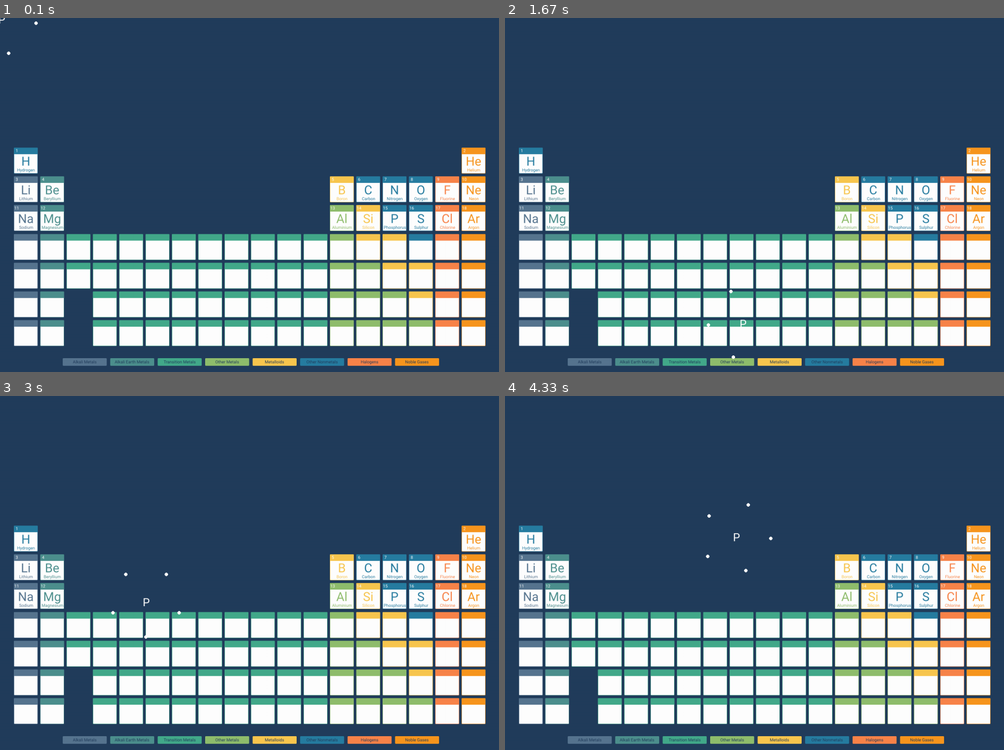
Above: before the commit, frames 1-4 (two rows, left to right).
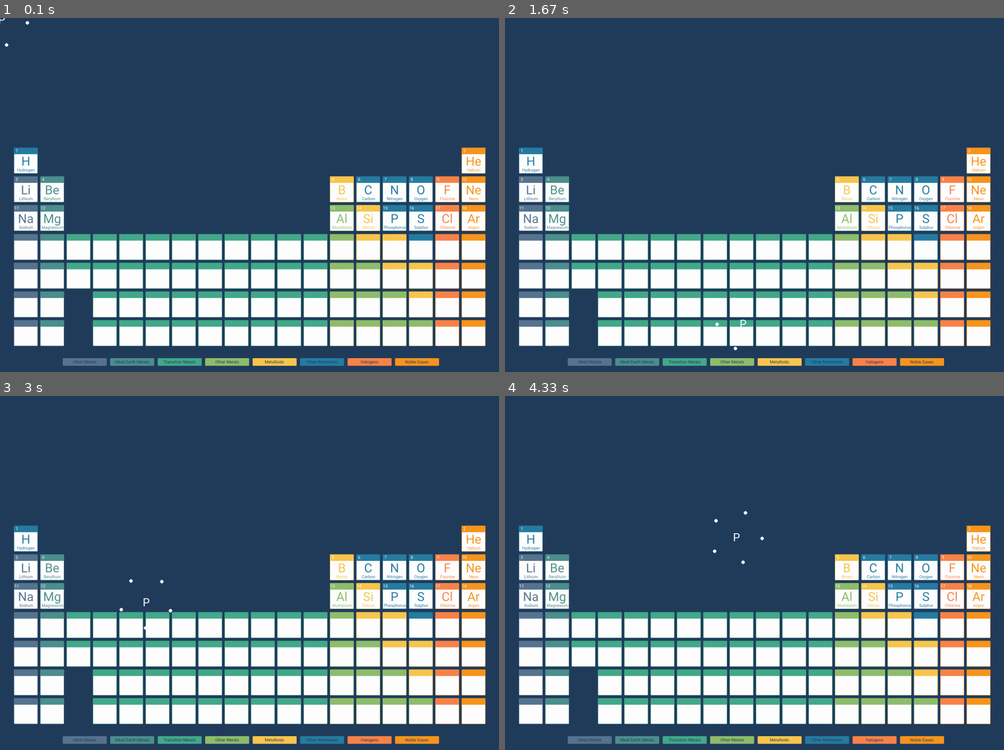
Above: after the commit, the same moments.

Repository: 15collinst/Pygame
Game: pygame game, started from main.py
Two runs of this game, one before a commit and one after it. Both use one fixed random seed, a clock stepped at 60 frames per second and the inputs below.
Inputs (mouse positions are in pixels of both pictures, inside the frame that each line leads up to):
- Up to frame 1 (0.1 s): no input
- Up to frame 2 (1.67 s): press the mouse at (554, 187) at 0.37 s; move the mouse to (664, 244) at 0.47 s; release the mouse at (769, 301) at 0.6 s; press the mouse at (529, 187) at 0.7 s; move the mouse to (554, 241) at 0.8 s; release the mouse at (579, 297) at 0.93 s; click (689, 219) at 1.05 s; press the mouse at (899, 187) at 1.37 s; move the mouse to (819, 255) at 1.47 s; release the mouse at (744, 322) at 1.6 s
- Up to frame 3 (3 s): press the mouse at (419, 565) at 1.7 s; move the mouse to (239, 565) at 1.8 s; release the mouse at (64, 562) at 1.93 s; press the mouse at (24, 537) at 2.03 s; move the mouse to (204, 619) at 2.13 s; release the mouse at (389, 700) at 2.27 s; press the mouse at (24, 537) at 2.37 s; move the mouse to (199, 541) at 2.47 s; release the mouse at (374, 541) at 2.6 s; press the mouse at (369, 565) at 2.7 s; move the mouse to (254, 583) at 2.8 s; release the mouse at (144, 601) at 2.93 s
- Up to frame 4 (4.33 s): press the mouse at (979, 537) at 3.03 s; move the mouse to (794, 555) at 3.13 s; release the mouse at (604, 576) at 3.27 s; press the mouse at (924, 594) at 3.37 s; move the mouse to (799, 640) at 3.47 s; release the mouse at (669, 686) at 3.6 s; press the mouse at (899, 594) at 3.7 s; move the mouse to (854, 608) at 3.8 s; release the mouse at (814, 622) at 3.93 s; press the mouse at (529, 594) at 4.03 s; move the mouse to (634, 565) at 4.13 s; release the mouse at (734, 537) at 4.27 s

The runs differ from the first frame. In frame 1, less than 0.1% of the frame differs, in the area x 0-8%, y 0-11%; in frame 2, less than 0.1%; in frame 3, less than 0.1%; in frame 4, less than 0.1%, in the area x 40-54%, y 30-50%.

Commit message:
Seperate all classes into different files

Diff:
--- /dev/null
+++ b/electron.py
@@ -0,0 +1,23 @@
+import math
+import pygame
+
+class Electron():
+    def __init__(electron):
+        electron.angle = 0
+        electron.reactivity = 0
+        electron.colour = (255, 255, 255)
+        electron.size = 5
+
+    def get_position(electron, mx, my, angle):
+        orbit_radius = 75
+        sine_of_orbit_degree = math.sin(angle * 0.0174532925)
+        x_coordinate = mx + (sine_of_orbit_degree * orbit_radius)
+
+        cosine_of_orbit_degree = math.cos(angle * 0.0174532925)
+        y_coordinate = my + (cosine_of_orbit_degree * orbit_radius)
+
+        return [x_coordinate, y_coordinate]
+
+    def draw(electron, SCREEN, angle, mx, my):
+        orbit_pos = electron.get_position(mx, my, angle)
+        pygame.draw.circle(SCREEN, electron.colour, orbit_pos, electron.size, 0)
--- a/button.py
+++ b/element.py
@@ -1,6 +1,5 @@
 import pygame
 
-#button class
 class Button():
 	def __init__(self, x, y, image, scale):
 		width = image.get_width()
@@ -31,11 +30,3 @@
 		surface.blit(self.image, (self.rect.x, self.rect.y))
 
 		return action
-
-
-class Static_Image(Button):
-	def __init__(self, x, y, image, scale):
-		super().__init__(x, y, image, scale)
-
-	def draw(self, surface):
-		surface.blit(self.image, (self.rect.x, self.rect.y))
--- a/element_orbiting.py
+++ b/element_orbiting.py
@@ -42,16 +42,11 @@
         pygame.draw.circle(screen, orbit_col, orbit_pos, ELECTRON_SIZE, 0)
 
 class Element():
-    # def __new__(cls, atomic_number):
-    #     electrons = []
-    #     for i in range(atomic_number):
-    #         electrons.append(Electron())
-    #     return super(Element, cls).__new__(cls)
-
     def __init__(element, atomic_number):
         element.atomic_number = atomic_number
+        element.angle = 0
+        num_of_electrons = atomic_number
 
-        num_of_electrons = atomic_number
         if atomic_number > 2:
             num_of_electrons = atomic_number - 2
         if atomic_number > 10:
@@ -74,7 +69,9 @@
 
         for i in range(len(element.electrons)):
             rotation = i * (360 / len(element.electrons))
-            element.electrons[i].draw(angle+rotation)
+            element.electrons[i].draw(element.angle+rotation)
+
+        element.angle += 1
 
 test_element = Element(1)
 
--- /dev/null
+++ b/image.py
@@ -0,0 +1,9 @@
+import pygame
+import element
+
+class Static_Image(element.Button):
+	def __init__(self, x, y, image, scale):
+		super().__init__(x, y, image, scale)
+
+	def draw(self, surface):
+		surface.blit(self.image, (self.rect.x, self.rect.y))
--- a/main.py
+++ b/main.py
@@ -1,7 +1,7 @@
 import pygame
 import setup
 import sprite
-import button
+import image
 import math
 
 pygame.init()
@@ -37,68 +37,11 @@
 
 # create key
 KEY_IMG = pygame.image.load("assets/misc/Key.svg").convert_alpha()
-KEY = button.Static_Image(KEY_X, KEY_Y, KEY_IMG, 1)
+KEY = image.Static_Image(KEY_X, KEY_Y, KEY_IMG, 1)
 
 # create other elements
 OTHER_ELEMENTS_IMG = pygame.image.load("assets/misc/Other_elements.svg").convert_alpha()
-OTHER_ELEMENTS = button.Static_Image(36, 625, OTHER_ELEMENTS_IMG, 1)
-
-orbit_col = (255, 255, 255)
-
-ORBIT_RADIUS = 100
-ELECTRON_SIZE = 5
-ROTATION_SPEED = 1
-ELECTRONS = []
-
-angle = 0
-
-class Electron():
-    def __init__(self):
-        self.angle = 0
-        self.reactivity = 0
-
-    def get_position(self, mx, my, angle):
-        sine_of_orbit_degree = math.sin(angle * 0.0174532925)
-        x_coordinate = mx + (sine_of_orbit_degree * ORBIT_RADIUS)
-
-        cosine_of_orbit_degree = math.cos(angle * 0.0174532925)
-        y_coordinate = my + (cosine_of_orbit_degree * ORBIT_RADIUS)
-
-        return [x_coordinate, y_coordinate]
-
-    def draw(self, angle):
-        orbit_pos = self.get_position(mx, my, angle)
-        pygame.draw.circle(SCREEN, orbit_col, orbit_pos, ELECTRON_SIZE, 0)
-
-class Element():
-    def __init__(element, atomic_number):
-        element.atomic_number = atomic_number
-
-        num_of_electrons = atomic_number
-
-        if atomic_number > 2:
-            num_of_electrons = atomic_number - 2
-        if atomic_number > 10:
-            num_of_electrons = atomic_number - 10
-
-        electrons = []
-        for i in range(num_of_electrons):
-            electrons.append(Electron())
-        element.electrons = electrons
-
-
-    def draw(element, screen, mx ,my):
-        elements = ["H", "He","Li","Be","B","C","N","O","F","Ne","Na","Mg","Al","Si","P","S","Cl","Ar"]
-        symbol = elements[element.atomic_number -1]
-        font = pygame.font.Font("assets/sprites/Roboto-Regular.ttf", 32)
-        img = font.render(symbol, True, (255,255,255))
-        sprite_centre_x = mx - img.get_width() / 2
-        sprite_centre_y = my - img.get_height() / 2
-        screen.blit(img, (sprite_centre_x, sprite_centre_y))
-
-        for i in range(len(element.electrons)):
-            rotation = i * (360 / len(element.electrons))
-            element.electrons[i].draw(angle+rotation)
+OTHER_ELEMENTS = image.Static_Image(36, 625, OTHER_ELEMENTS_IMG, 1)
 
 # game loop
 run = True
@@ -106,7 +49,7 @@
 mouse = False
 clock = pygame.time.Clock()
 
-active_element = Element(15)
+active_element = sprite.Sprite(15)
 
 while run:
 	# event handler
@@ -134,9 +77,6 @@
 	KEY.draw(SCREEN)
 	OTHER_ELEMENTS.draw(SCREEN)
 
-	#spin element
-	angle += ROTATION_SPEED
-
 	# loops over all elements drawing them and checking if they have been clicked
 	for i in range(18):
 		if elements[i].draw(SCREEN) and not spawn:
--- a/setup.py
+++ b/setup.py
@@ -1,5 +1,5 @@
 import pygame
-import button
+import element
 
 MARGIN_X = 7
 MARGIN_Y = 8
@@ -25,7 +25,7 @@
         for c in r:
             x = px + ((c - 1) * (69 + MARGIN_X))
             y = py + ((row - 1) * (75 + MARGIN_Y))
-            arr.append(button.Button(x, y, imgs[i], 1))
+            arr.append(element.Button(x, y, imgs[i], 1))
             i = i + 1
 
     return arr
--- a/sprite.py
+++ b/sprite.py
@@ -1,9 +1,33 @@
 import pygame
+import electron
 
-def spawn( screen, mx ,my,element_number):
-    elements = ["H", "He","Li","Be","B","C","N","O","F","Ne","Na","Mg","Al","Si","P","S","Cl","Ar"]
-    font = pygame.font.Font("assets/sprites/Roboto-Regular.ttf", 32)
-    img = font.render(elements[element_number -1], True, (255,255,255))
-    sprite_centre_x = mx - img.get_width() / 2
-    sprite_centre_y = my - img.get_height() / 2
-    screen.blit(img, (sprite_centre_x, sprite_centre_y))
+class Sprite():
+    def __init__(element, atomic_number):
+        element.atomic_number = atomic_number
+        element.angle = 0
+        num_of_electrons = atomic_number
+
+        if atomic_number > 2:
+            num_of_electrons = atomic_number - 2
+        if atomic_number > 10:
+            num_of_electrons = atomic_number - 10
+
+        electrons = []
+        for i in range(num_of_electrons):
+            electrons.append(electron.Electron())
+        element.electrons = electrons
+
+    def draw(element, SCREEN, mx ,my):
+        elements = ["H", "He","Li","Be","B","C","N","O","F","Ne","Na","Mg","Al","Si","P","S","Cl","Ar"]
+        symbol = elements[element.atomic_number -1]
+        font = pygame.font.Font("assets/sprites/Roboto-Regular.ttf", 32)
+        img = font.render(symbol, True, (255,255,255))
+        sprite_centre_x = mx - img.get_width() / 2
+        sprite_centre_y = my - img.get_height() / 2
+        SCREEN.blit(img, (sprite_centre_x, sprite_centre_y))
+
+        for i in range(len(element.electrons)):
+            rotation = i * (360 / len(element.electrons))
+            element.electrons[i].draw(SCREEN, element.angle+rotation, mx, my)
+
+        element.angle += 1
